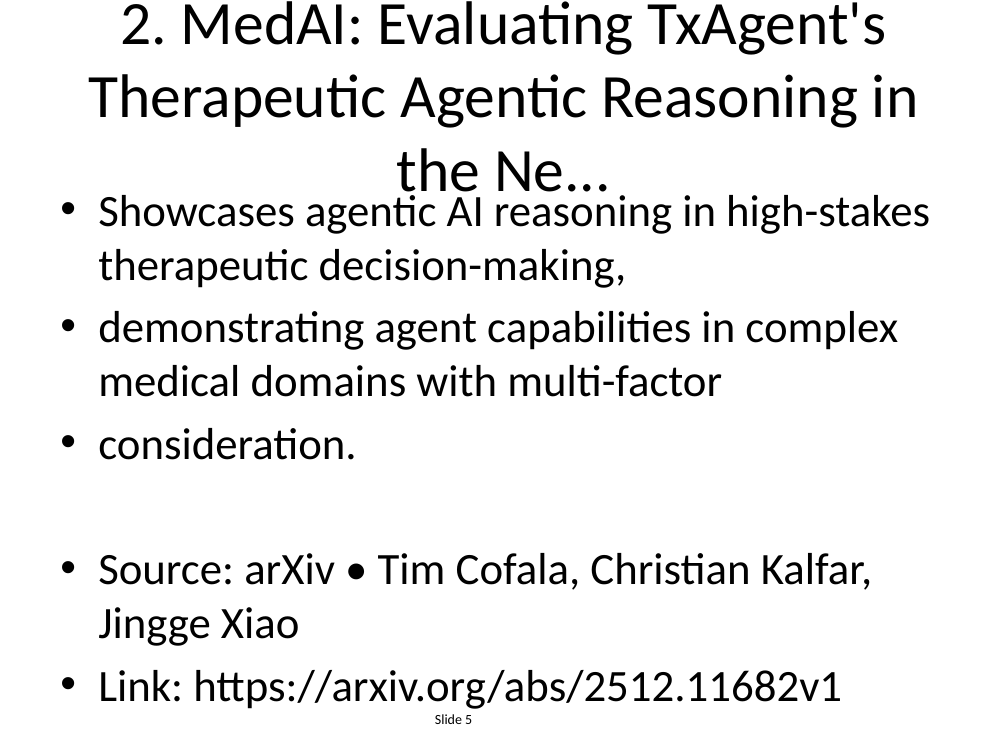
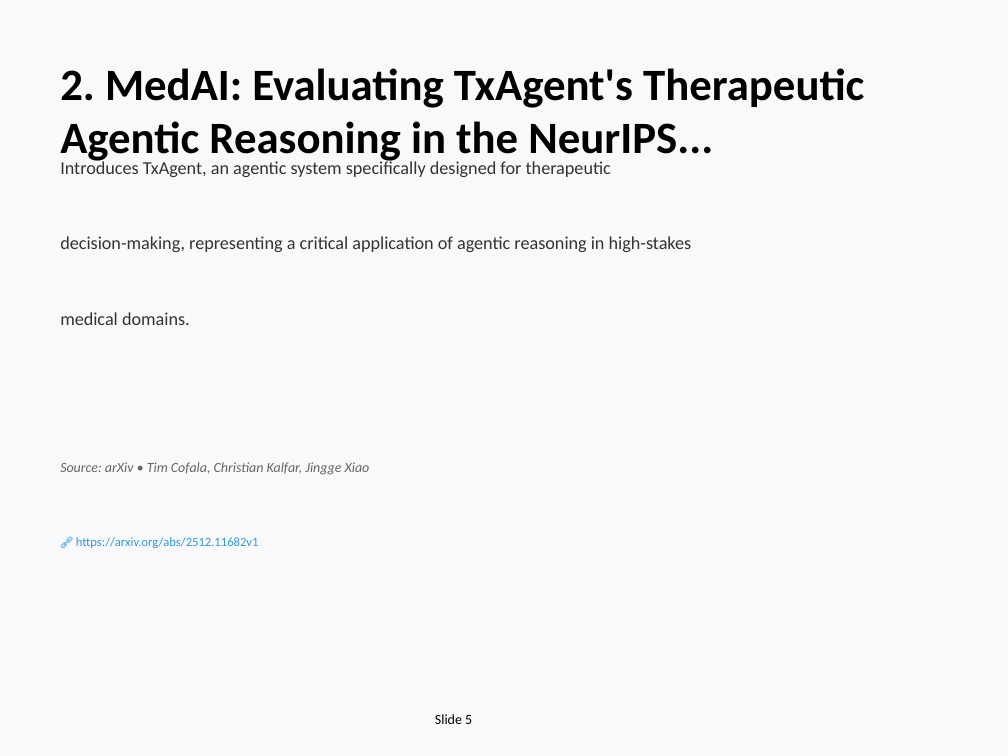
Before and after one commit to EiriniOr/ai-weekly-digest, a slide deck: slide 5 of AI_Weekly_2025-12-15.pptx. Drawn at 1008x756 pixels with LibreOffice and Linux fonts; fonts in the diff are those of the drawing. Boxes give left, top, right and bottom in pixels: in the first picture for what was removed or moved away, otherwise in the second. Text is boxed around its words. In the diff, an @@ line names an element or a change of style, - is before the commit and + after.

```diff
--- a/AI_Weekly_2025-12-15.pptx
+++ b/AI_Weekly_2025-12-15.pptx
@@ background #FFFFFF to #F8F9FA @@
@@ text "2. MedAI: Evaluating TxAgent's Therapeutic ..." at bbox=[60, 68, 864, 165]: vertical alignment middle to top @@
@@ text at bbox=[60, 68, 864, 165]: text changed; size 44 to 32 pt; bold on @@
-2. MedAI: Evaluating TxAgent's Therapeutic Agentic Reasoning in the Ne...
+2. MedAI: Evaluating TxAgent's Therapeutic Agentic Reasoning in the NeurIPS...
@@ text added at bbox=[60, 159, 611, 177], 13 pt, text #333333 @@
+Introduces TxAgent, an agentic system specifically designed for therapeutic
@@ text removed at bbox=[98, 189, 930, 709] @@
-• Showcases agentic AI reasoning in high-stakes therapeutic decision-making,
-• demonstrating agent capabilities in complex medical domains with multi-factor
-• consideration.
-• Source: arXiv • Tim Cofala, Christian Kalfar, Jingge Xiao
-• Link: https://arxiv.org/abs/2512.11682v1
@@ text added at bbox=[60, 236, 692, 252], 13 pt, text #333333 @@
+decision-making, representing a critical application of agentic reasoning in high-stakes
@@ text added at bbox=[60, 312, 190, 325], 13 pt, text #333333 @@
+medical domains.
@@ text added at bbox=[60, 462, 370, 475], 10 pt, text #666666, italic @@
+Source: arXiv • Tim Cofala, Christian Kalfar, Jingge Xiao
@@ text added at bbox=[76, 537, 259, 548], 9 pt, text #3498DB @@
+🔗 https://arxiv.org/abs/2512.11682v1
```
Also in this commit, not shown: 20 other slides changed, 4 slides added, 4 slides removed, 1 other file.
